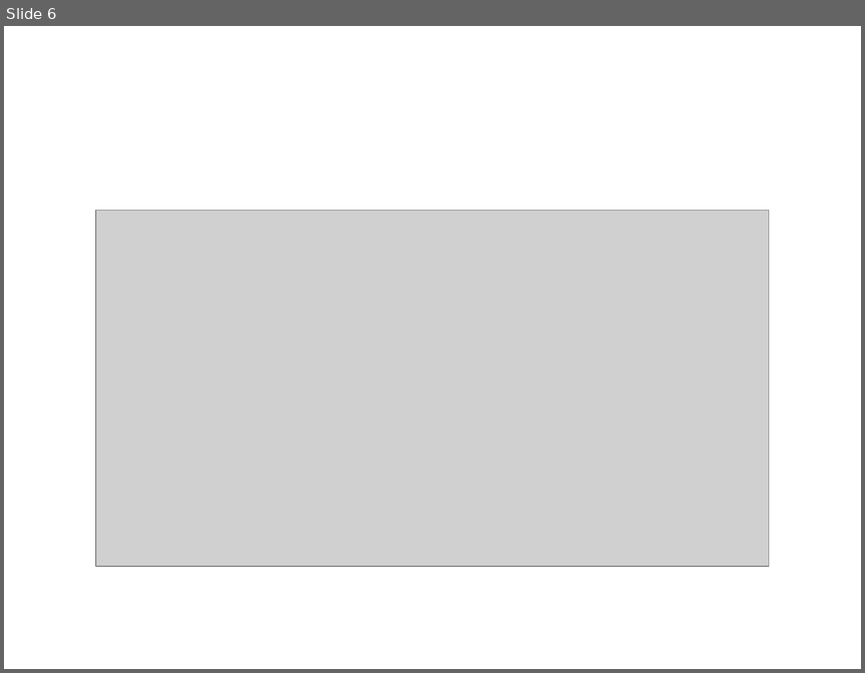
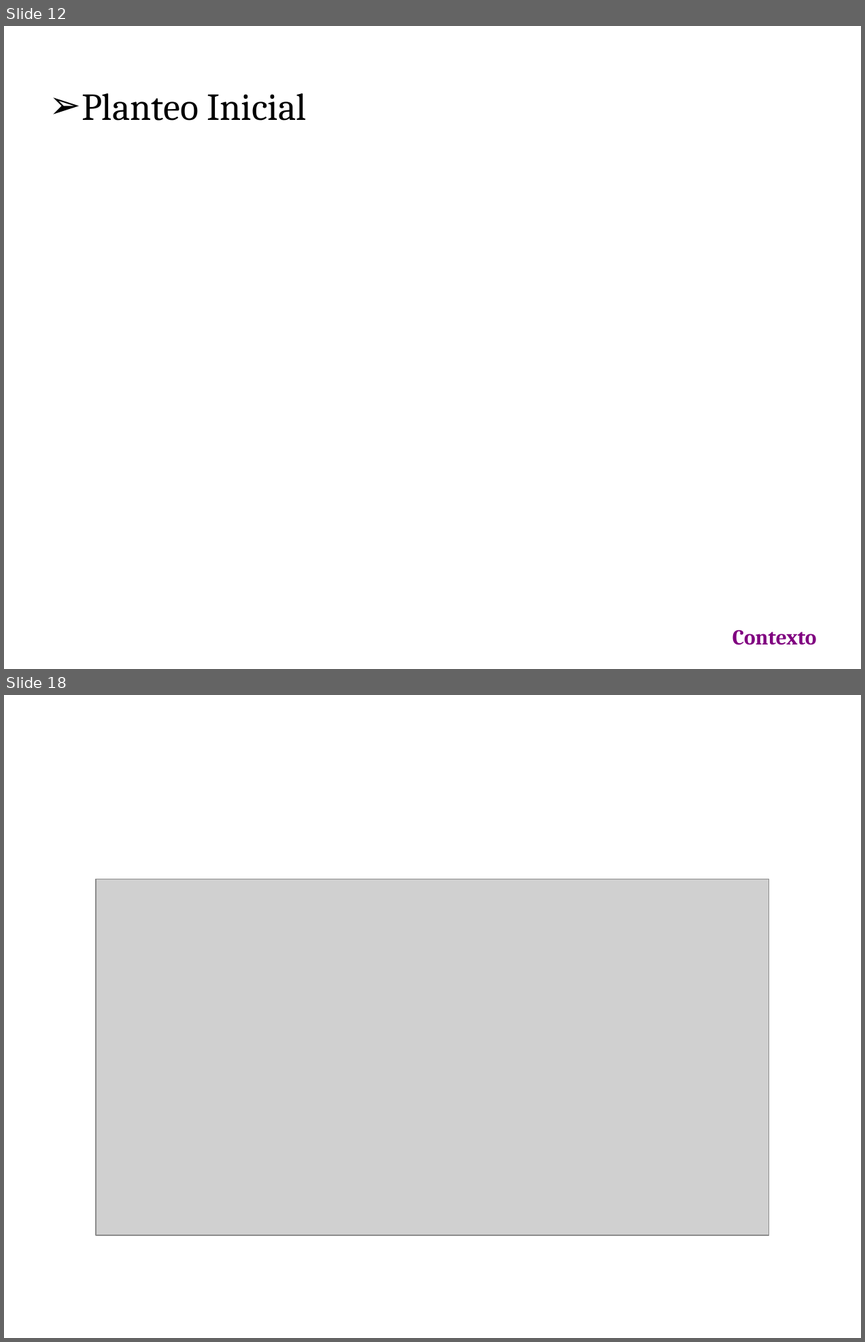
Before and after one commit to emmanuelfls371/softmart7547, a slide deck: docs/CarpetaEntrega/PresFinal.ppt. Shown one above the other, each under a label of ours: slide 6 before the commit, slides 12 and 18 after it; the slides between them are not shown. The pictures are 865x673 and 865x1342 pixels, drawn with LibreOffice and Linux fonts; fonts in the diff are those of the drawing; grey boxes stand for pictures; background and template pictures are left out. Boxes give left, top, right and bottom in pixels: in the first picture for what was removed or moved away, otherwise in the second. Text is boxed around its words. In the diff, an @@ line names an element or a change of style, - is before the commit and + after.

```diff
--- a/docs/CarpetaEntrega/PresFinal.ppt
+++ b/docs/CarpetaEntrega/PresFinal.ppt
@@ slide 12 added at (4, 26, 861, 669), background picture (left out) @@
@@ text added at (82, 93, 307, 121), 32 pt, text #000000 @@
+➢ Planteo Inicial
@@ text added at (732, 629, 817, 645), 18 pt, text #800080, bold @@
+Contexto
@@ what was slide 6 is now slide 18 @@
```
Also in this commit, not shown: 5 slides changed, 15 other slides added, 1 slide removed, 3 other files.
